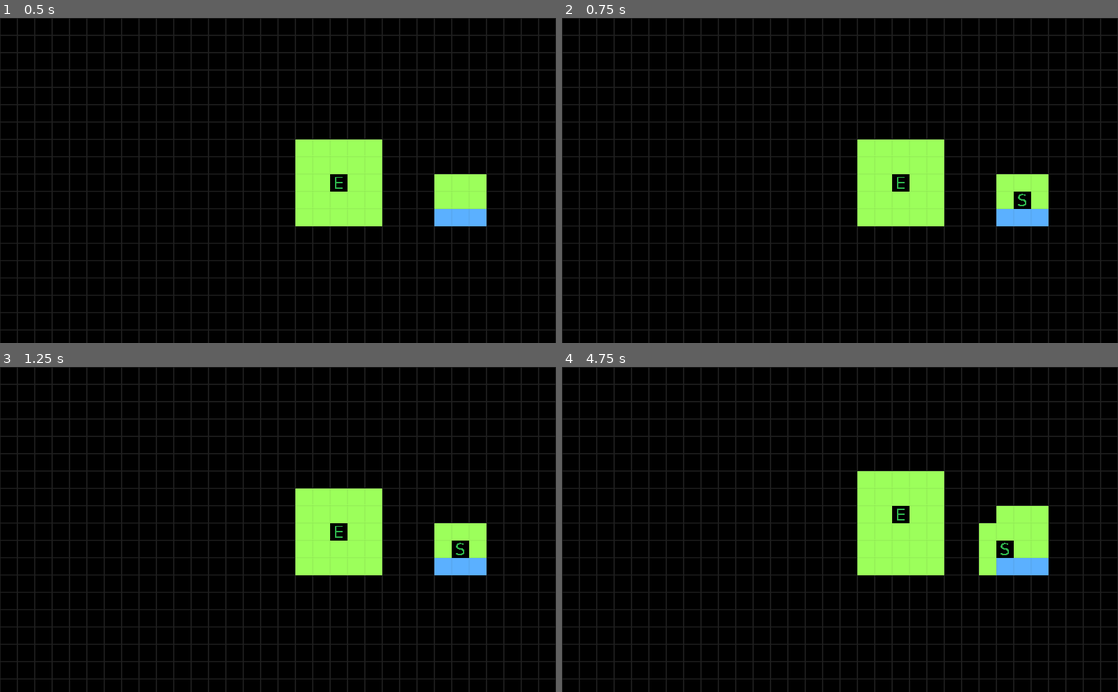
Above: before the commit, frames 1-4 (two rows, left to right).
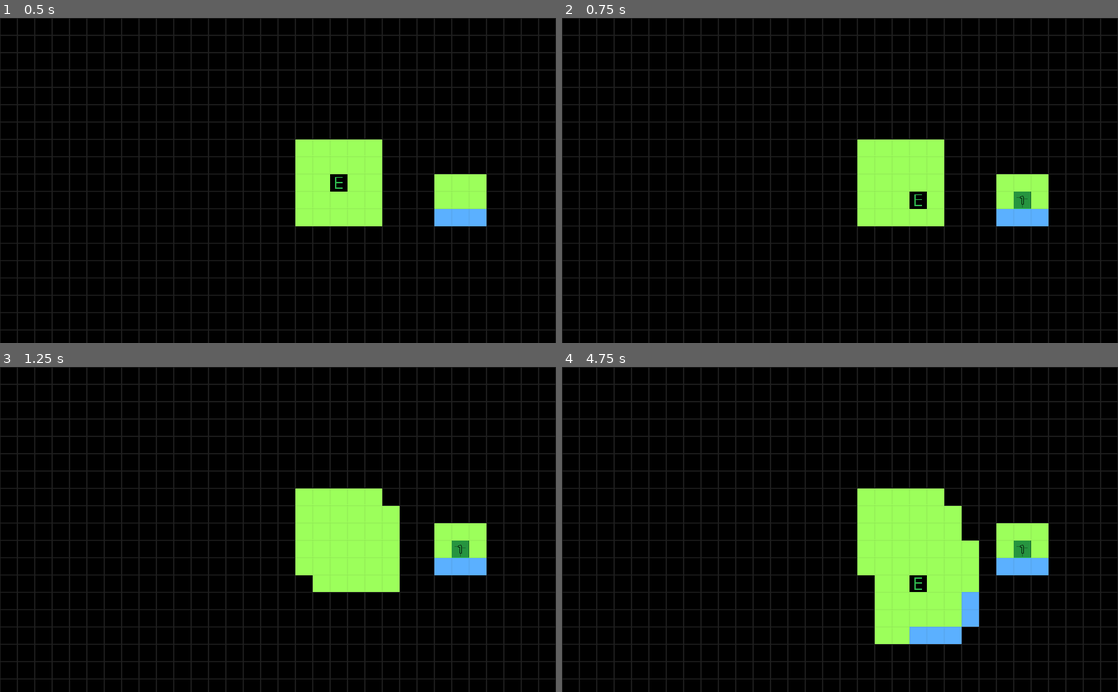
Above: after the commit, the same moments.

Repository: AngelPhenix/GodotProjects
Game: Godot game, scene res://Stages/World.tscn
The game is run twice, just before and just after one commit, with the same random seed, the same clock (stepped at 60 frames per second) and the same inputs.
Inputs:
- Up to frame 1 (0.5 s): no input
- Up to frame 2 (0.75 s): hold Keypad 3 (down-right) from 0.53 s (still down); hold B (build) from 0.53 s (still down)
- Up to frame 3 (1.25 s): keep holding Keypad 3 (down-right); keep holding B (build)
- Up to frame 4 (4.75 s): release Keypad 3 (down-right) at 1.28 s; release B (build) at 1.28 s; hold Keypad 2 (down) 1.28-2.03 s; tap B (build) at 1.35, 2.85, 4.55 s; hold B (build) 2.03-2.78 s; hold Keypad 3 (down-right) 2.03-3.53 s; tap Keypad 8 (top) at 2.1, 4.35 s; hold B (build) 3.53-4.28 s; hold Keypad 1 (down-left) from 3.53 s (still down)

Frame 1 is identical in both runs. In frame 2, 0.5% of the frame differs, in the area x 59-85%, y 48-59%; in frame 3, 1.8%; in frame 4, 7.0%, in the area x 53-88%, y 32-86%.

Commit message:
Added city building to settlers with the build key to then disappear and let the city take its place.

Diff:
--- a/Civilization 1 Prototype Test/Scripts/PlayerUnit.gd
+++ b/Civilization 1 Prototype Test/Scripts/PlayerUnit.gd
@@ -17,7 +17,10 @@
 var health: int
 var vision_radius: int
 var is_selected: bool = false
-var turn_id: int
+
+# GAME VARIABLES
+var civ_name: String
+var civ_color: Color
 
 # FSM VARIABLES
 var state: int
@@ -30,6 +33,8 @@
 
 # Base the tile_size on the size of the texture used * sprite scale.
 func _ready() -> void:
+	modulate = civ_color
+	z_index = 2
 	connect("change_unit", get_tree().get_root().get_node("/root/World"), "get_next_unit", [get_parent().get_parent()])
 	tile_size = ($sprite as Sprite).texture.get_width() * ($sprite as Sprite).scale.x
 	clear_fog_at(global_position)
@@ -92,18 +97,15 @@
 	if !ground_cells.has(player_pos + direction):
 		movement = Vector2()
 
-#func clear_fog_at(unit_position: Vector2) -> void:
-#	var unit_tile_position = (unit_position - Vector2(tile_size/2, tile_size/2)) / tile_size
-#	print(unit_tile_position)
-#	for x in range(unit_tile_position.x - vision_radius, unit_tile_position.x + (vision_radius+1)):
-#		for y in range(unit_tile_position.y - vision_radius, unit_tile_position.y + (vision_radius+1)):
-#			fow_map.set_cell(x, y, -1)
-
 func clear_fog_at(unit_position: Vector2) -> void:
 	var unit_tile_position = fow_map.world_to_map(unit_position)
 	for x in range(unit_tile_position.x - vision_radius, unit_tile_position.x + (vision_radius+1)):
 		for y in range(unit_tile_position.y - vision_radius, unit_tile_position.y + (vision_radius+1)):
 			fow_map.set_cell(x, y, -1)
+
+func killed() -> void:
+	emit_signal("change_unit")
+	queue_free()
 
 # Unit moving, stop flickering animation and inputs.
 func _on_tween_tween_started(object: Object, key: NodePath) -> void:
--- a/Civilization 1 Prototype Test/Scripts/Units/Settler.gd
+++ b/Civilization 1 Prototype Test/Scripts/Units/Settler.gd
@@ -1,4 +1,6 @@
 extends PassiveUnit
+
+onready var city_scn: PackedScene = preload("res://Scenes/City.tscn")
 
 func _init() -> void:
 	vision_radius = 1
@@ -9,4 +11,11 @@
 
 func _input(event: InputEvent) -> void:
 	if event.is_action_pressed("build") and state == unit_state.PLAYING:
-		print("Here's a new city !")
+		build_city(position)
+
+func build_city(settlers_position: Vector2) -> void:
+	var new_city: Node = city_scn.instance()
+	new_city.modulate = civ_color
+	new_city.position = settlers_position
+	get_tree().get_nodes_in_group("world")[0].get_node(civ_name).add_child(new_city)
+	killed()
--- a/Civilization 1 Prototype Test/Scripts/World.gd
+++ b/Civilization 1 Prototype Test/Scripts/World.gd
@@ -85,8 +85,15 @@
 		var new_unit_two: Node = settler_unit.instance()
 		var ground_cells: Array = ($Map as TileMap).get_used_cells_by_id(GROUND)
 		var values: Dictionary = civilizations.get(civ.name)
-		new_unit.modulate = values["color"]
-		new_unit_two.modulate = values["color"]
+
+		new_unit.civ_name = civ.name
+		new_unit.civ_color = values["color"]
+
+		new_unit_two.civ_name = civ.name
+		new_unit_two.civ_color = values["color"]
+
+#		new_unit.modulate = values["color"]
+#		new_unit_two.modulate = values["color"]
 		new_unit.position = ($Map as TileMap).map_to_world(ground_cells[randi() % len(ground_cells)]) + Vector2(16, 16)
 		new_unit_two.position = ($Map as TileMap).map_to_world(ground_cells[randi() % len(ground_cells)]) + Vector2(16, 16)
 		civ.get_node("Units").add_child(new_unit_two)
--- a/Civilization 1 Prototype Test/Stages/World.tscn
+++ b/Civilization 1 Prototype Test/Stages/World.tscn
@@ -61,7 +61,7 @@
 0/shapes = [  ]
 0/z_index = 2
 
-[node name="World" type="Node"]
+[node name="World" type="Node" groups=["world"]]
 script = ExtResource( 1 )
 civ_num = 1
 
